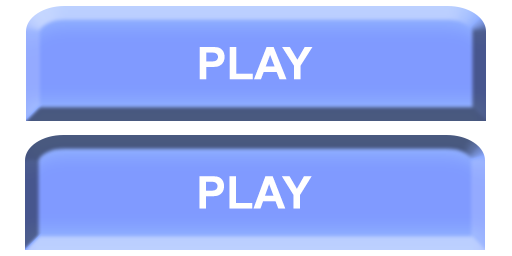
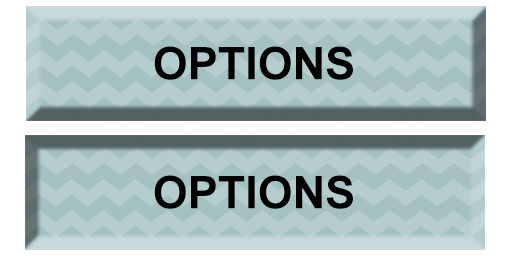
Revision of a layered 512 x 256 image; what changed, layer by layer:
moved "txt1" above "Lag 1", painted on it over [154,46,353,80]
removed layer "Form 1 kopier" over [25,135,485,250]
removed layer "Form 1" over [26,6,486,121]
added layer "Lag 1" above "txt2" over [26,6,486,121]
painted on "txt2" over [154,175,353,209]
added layer "Lag 1 kopier" over [25,135,485,250]
